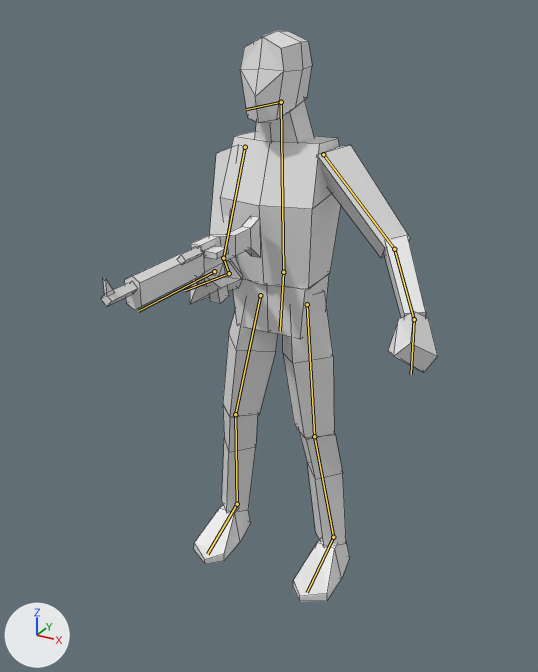
The Blender file Assets/Blends/character-human-base.blend as it was, and as the next commit left it.
Both versions are drawn from a 50 mm lens placed at (1.064, -2.044, 1.875), pointed at (0.084, -0.263, 0.984). Lighting does not change. The marker at lower left points along +X, +Y and +Z. The bones that bend it are drawn over the model as lines. Mesh edges are drawn as thin lines.

Objects in the first picture: 'character-human-base', 'weapon-stand-in'.
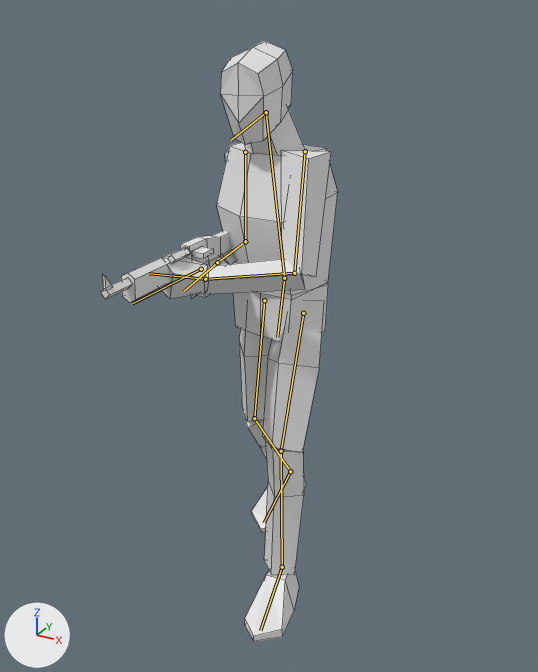
The newer file adds an action. The first version stands in its rest pose; the second is drawn at frame 16 of the action 'human walk'.

What differs and where, as boxes (x1, y1, x2, y2) in the pictures (538 x 672 px):
'character-human-base', posed (28% narrower): before (190, 30, 438, 602); after (160, 41, 338, 641)
'weapon-stand-in', posed: before (101, 216, 261, 310); after (100, 230, 231, 302)
bone 'Hips', root to tip: before (283, 272) to (280, 331); after (284, 278) to (277, 337)
bone 'Chest', root to tip: before (283, 272) to (281, 102); after (284, 278) to (266, 112)
bone 'Head', root to tip: before (281, 102) to (246, 109); after (266, 112) to (231, 140)
bone 'Arm L', root to tip: before (323, 154) to (394, 249); after (305, 151) to (294, 273)
bone 'Arm R', root to tip: before (245, 147) to (223, 258); after (245, 152) to (245, 241)
bone 'Thigh L', root to tip: before (307, 304) to (314, 436); after (303, 313) to (281, 451)
bone 'Thigh R', root to tip: before (260, 295) to (235, 414); after (264, 300) to (254, 418)
bone 'Weapon', root to tip: before (214, 271) to (138, 311); after (201, 269) to (132, 303)

The edits, one by one:
Bone 'Hips' (bone_hips) moves from (0.0, 0.0, 0.0) to (0.0, 0.023, -0.008).
Bone 'Hips' (bone_hips) turns from (0, 0, 0) to (3, 15, -1) degrees about its own x, y and z.
Bone 'Chest' (bone_chest) turns from (0, 0, 0) to (5, -20, 2) degrees about its own x, y and z.
Bone 'Head' (bone_head) turns from (0, 0, 0) to (15, 0, 0) degrees about its own x, y and z.
Bone 'Arm L' (bone_arm_l) moves from (0.0, 0.0, 0.0) to (-0.03, -0.028, -0.001).
Bone 'Arm L' (bone_arm_l) turns from (0, 0, 0) to (-3, 6, 20) degrees about its own x, y and z.
Bone 'Arm R' (bone_arm_r) moves from (0.0, 0.0, 0.0) to (0.007, -0.003, -0.005).
Bone 'Thigh L' (bone_thigh_l) turns from (0, 0, 0) to (-3, -14, 3) degrees about its own x, y and z.
Bone 'Thigh R' (bone_thigh_r) turns from (0, 0, 0) to (35, -5, 108) degrees about its own x, y and z.
Bone 'Foot CTRL L' (bone_foot_ctrl_l) moves from (0.0, 0.0, 0.0) to (0.09, 0.216, 0.089).
Bone 'Foot CTRL L' (bone_foot_ctrl_l) turns from (0, 0, 0) to (0, -3, 8) degrees about its own x, y and z.
Bone 'Foot CTRL R' (bone_foot_ctrl_r) moves from (0.0, 0.0, 0.0) to (-0.11, -0.243, -0.052).
Bone 'Foot CTRL R' (bone_foot_ctrl_r) turns from (0, 0, 0) to (-17, 1, -7) degrees about its own x, y and z.
Bone 'Weapon' (bone_weapon) moves from (0.0, 0.0, 0.0) to (-0.17, -0.185, 0.075).
Bone 'Weapon' (bone_weapon) turns from (0, 0, 0) to (0, -2, 0) degrees about its own x, y and z.
Bone 'Hand CTRL L' (bone_hand_ctrl_l) moves from (0.0, 0.0, 0.0) to (0.126, 0.026, 0.516).
Bone 'Hand CTRL L' (bone_hand_ctrl_l) turns from (0, 0, 0) to (73, -2, -60) degrees about its own x, y and z.
Bone 'Hand CTRL R' (bone_hand_ctrl_r) moves from (0.0, 0.0, 0.0) to (0.018, -0.017, 0.016).
Bone 'Hand CTRL R' (bone_hand_ctrl_r) turns from (0, 0, 0) to (-7, 8, 14) degrees about its own x, y and z.
